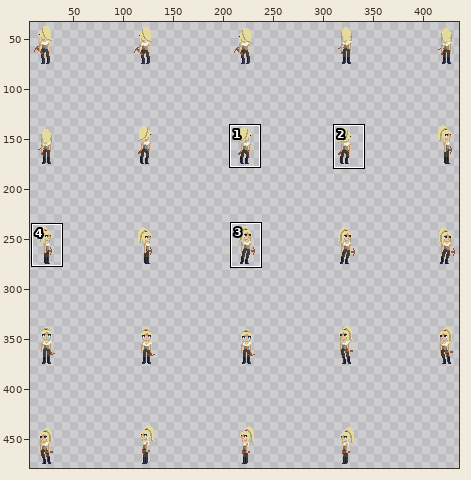
Sprite sheet: Assets/Sprites/Rue/Done anims/Bow/Crossbow_Idle_sprite-Sheet.png. Above: a wide view before the commit, with the close-up outlined.
Close-up. Before:
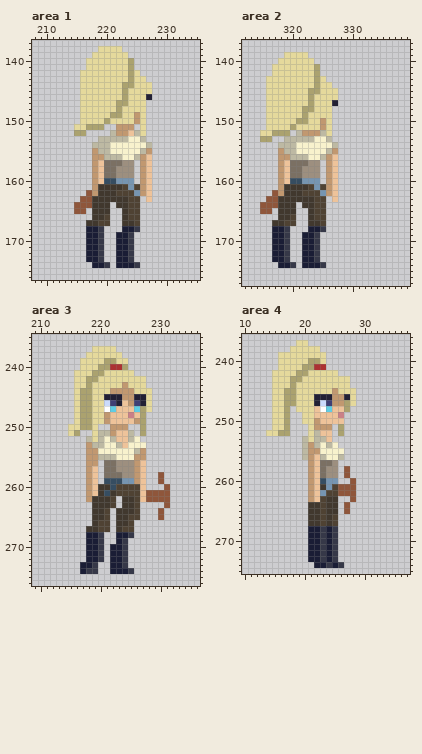
The file is 500x500 pixels. Shown: area 1: x 208..235, y 137..176; area 2: x 312..339, y 137..177; area 3: x 209..236, y 235..276; area 4: x 10..37, y 236..275. The wide view leaves out empty margins. The commit also changed other parts of the picture, which this record leaves out.
After:
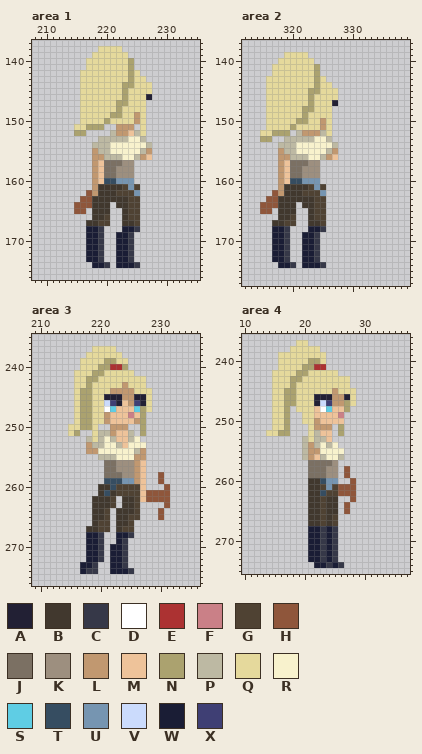
Palette (. is transparent): A #222034  B #41382e  C #363848  D #ffffff  E #ac3232  F #ca8087  G #4f4233  H #8f563b  J #7b7063  K #9d8f7f  L #c19870  M #eec39a  N #aba26f  P #bdb9a3  Q #e5d99c  R #f8f2cd  S #5fcde4  T #364d61  U #7695b1  V #cbdbfc  W #1a1d35  X #3f3f74
Changes in this commit:
--- area 1
@@ x 224..229 @@
 156 RPLM..
-157 K.LM..
-158 K.LM..
-159 K.LM..
-160 U.LM..
-161 UGLM..
-162 GULM..
-163 GG.M..
+157 K.....
+158 K.....
+159 K.....
+160 U.....
+161 UG....
+162 GU....
+163 GG....
 164 GG....
--- area 2
@@ x 324..329 @@
 156 RPLM..
-157 K.LM..
-158 K.LM..
-159 K.LM..
-160 U.LM..
-161 UGLM..
-162 GULM..
-163 GG.M..
+157 K.....
+158 K.....
+159 K.....
+160 U.....
+161 UG....
+162 GU....
+163 GG....
 164 GG....
--- area 3
@@ x 216..221 @@
 254 ..LLRR
-255 ..LLPP
-256 ..LL.J
-257 ..LM.J
-258 ..LM.J
-259 ..LM.T
-260 ..LMBB
-261 ..LMBT
-262 ..LBBB
+255 ....PP
+256 .....J
+257 .....J
+258 .....J
+259 .....T
+260 ....BB
+261 ....BT
+262 ...BBB
 263 ...BBB
--- area 4
@@ x 19..25 @@
 256 .PLMPRR
-257 ..LMJJK
-258 ..LMJKK
-259 ..LMJKK
-260 ..LMTUU
-261 ..LMBUG
-262 ..LMUGG
-263 ..LMGBB
+257 ..JJJJK
+258 ..JJJKK
+259 ..JJJKK
+260 ..BBTUU
+261 ..BBGUG
+262 ..BBTGG
+263 ..BBGBB
 264 ..BBGBB
